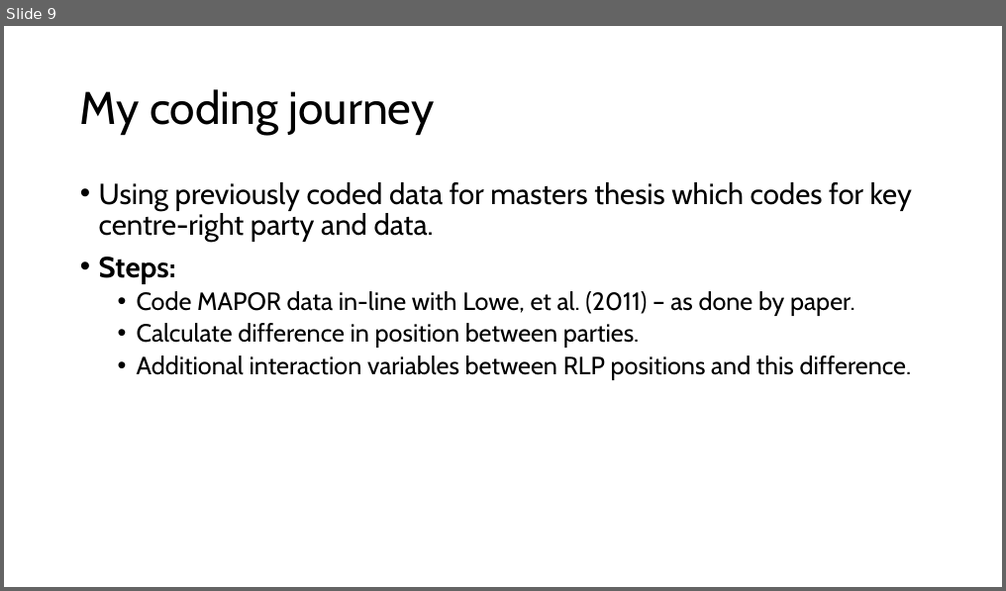
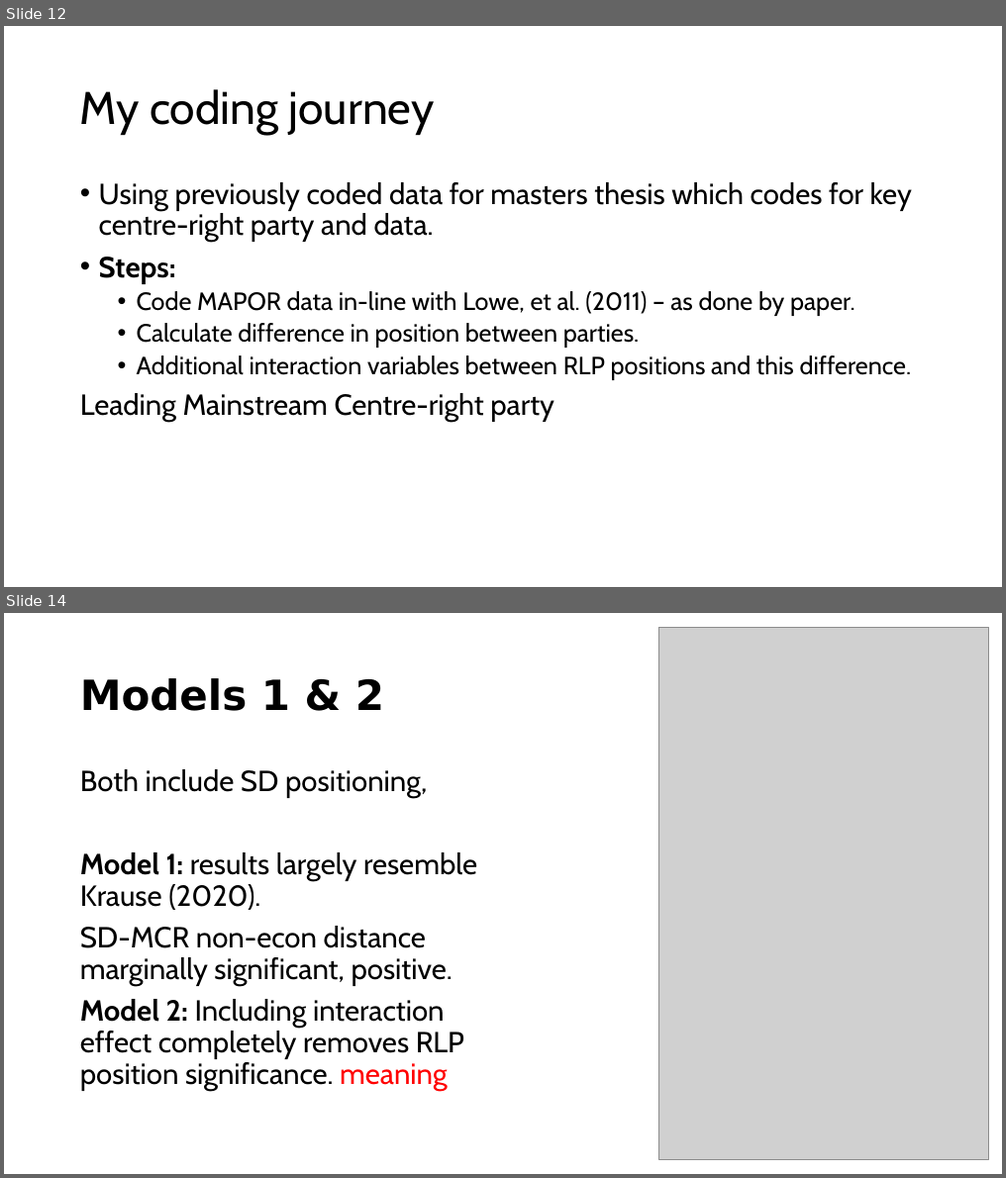
Before and after one commit to dlcy-dc/StatsII_2026, a slide deck: replication/my_replication/Replication paper powerpoint.pptx. Shown one above the other, each under a label of ours: slide 9 before the commit, slides 12 and 14 after it; the slides between them are not shown. The pictures are 1006x591 and 1006x1178 pixels, drawn with LibreOffice and Linux fonts; fonts in the diff are those of the drawing; grey boxes stand for pictures. Boxes give left, top, right and bottom in pixels: in the first picture for what was removed or moved away, otherwise in the second. Text is boxed around its words. In the diff, an @@ line names an element or a change of style, - is before the commit and + after.

```diff
--- a/replication/my_replication/Replication paper powerpoint.pptx
+++ b/replication/my_replication/Replication paper powerpoint.pptx
@@ slide 14 added at box(4, 613, 1002, 1174), background #FFFFFF @@
@@ picture added at box(659, 627, 988, 1160) @@
@@ title added at box(80, 678, 384, 711), 40 pt, text #000000, bold @@
+Models 1 & 2
@@ text added at box(80, 769, 477, 1091), 28 pt, text #000000 @@
+Both include SD positioning,
+Model 1: results largely resemble Krause (2020).
+SD-MCR non-econ distance marginally significant, positive.
+Model 2: Including interaction effect completely removes RLP position significance. meaning
@@ what was slide 9 is now slide 12 @@
@@ slide 12 changed as well @@
@@ text at box(80, 393, 554, 422): paragraph added @@
+Leading Mainstream Centre-right party
```
Also in this commit, not shown: 3 other slides changed, 10 other slides added, 5 slides removed, 6 other files.
